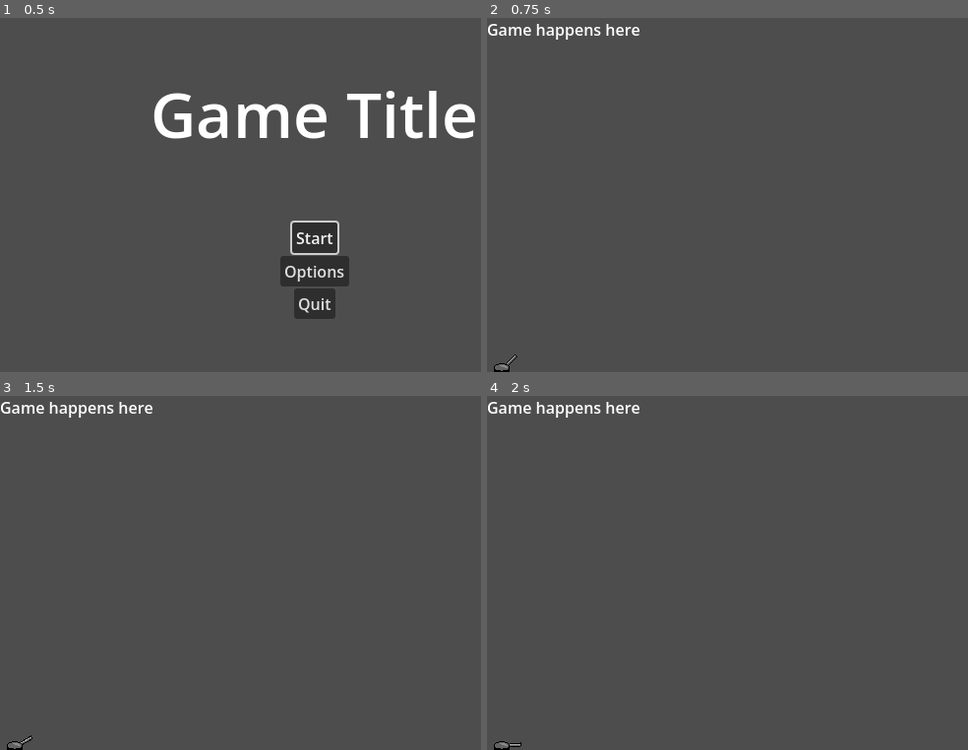
Above: before the commit, frames 1-4 (two rows, left to right).
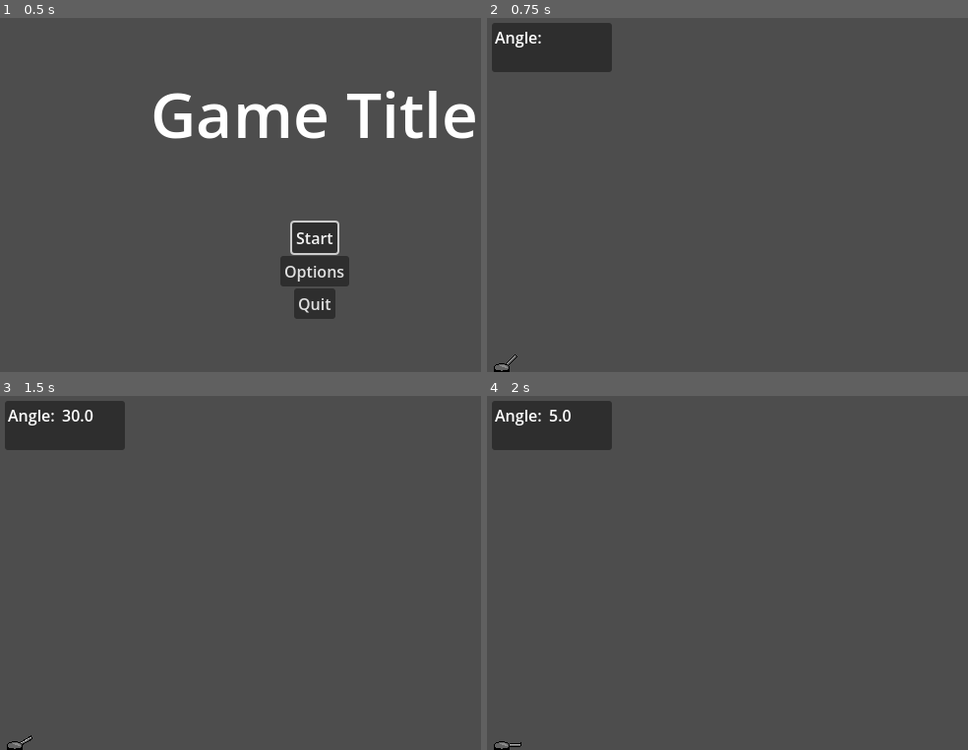
Above: after the commit, the same moments.

Repository: hunttis/ld-60
Game: Godot game, scene res://assets/scenes/master.tscn
Two runs of this game, one before a commit and one after it. Both use one fixed random seed, a clock stepped at 60 frames per second and the inputs below.
Inputs (mouse positions are in pixels of both pictures, inside the frame that each line leads up to):
- Up to frame 1 (0.5 s): no input
- Up to frame 2 (0.75 s): click "Start" at 0.5 s
- Up to frame 3 (1.5 s): tap Enter at 1.25 s; move the mouse to (452, 555) at 1.27 s; hold Right (lower_cannon_angle) from 1.28 s (still down)
- Up to frame 4 (2 s): keep holding Right (lower_cannon_angle); tap Left (raise_cannon_angle) at 1.55 s

Frame 1 is identical in both runs. In frame 2, 3.5% of the frame differs, in the area x 0-32%, y 1-16%; in frame 3, 3.5%; in frame 4, 3.5%.

Commit message:
Show cannon angle in UI

Diff:
--- /dev/null
+++ b/assets/scenes/game.gd
@@ -0,0 +1,9 @@
+extends Node2D
+
+@onready var angleValueLabel = $CannonParametersPanel/AngleValue
+@onready var cannon = $Player/Cannon
+
+func _ready() -> void:
+  cannon.angle_changed.connect(func(angle: float):
+    angleValueLabel.text = str("%.1f" % angle)
+  )
--- a/assets/scenes/game.tscn
+++ b/assets/scenes/game.tscn
@@ -1,15 +1,34 @@
 [gd_scene format=3 uid="uid://41ihcei70jgf"]
 
 [ext_resource type="PackedScene" uid="uid://c4rilst8won7a" path="res://assets/scenes/player/player.tscn" id="1_cb66b"]
+[ext_resource type="Script" uid="uid://c86vwo6cckj2k" path="res://assets/scenes/game.gd" id="1_dis88"]
 
 [sub_resource type="TileSet" id="TileSet_a648p"]
 
 [node name="Game" type="Node2D" unique_id=686144590]
+script = ExtResource("1_dis88")
 
-[node name="RemoveMeLabel" type="Label" parent="." unique_id=2071767456]
-offset_right = 156.0
-offset_bottom = 23.0
-text = "Game happens here"
+[node name="CannonParametersPanel" type="Panel" parent="." unique_id=1670237246]
+offset_left = 5.0
+offset_top = 5.0
+offset_right = 127.0
+offset_bottom = 55.0
+
+[node name="AngleLabel" type="Label" parent="CannonParametersPanel" unique_id=1034256158]
+layout_mode = 0
+offset_left = 3.0
+offset_top = 3.0
+offset_right = 58.0
+offset_bottom = 28.0
+text = "Angle:"
+
+[node name="AngleValue" type="Label" parent="CannonParametersPanel" unique_id=2071767456]
+unique_name_in_owner = true
+layout_mode = 0
+offset_left = 58.0
+offset_top = 3.0
+offset_right = 108.0
+offset_bottom = 28.0
 
 [node name="Player" parent="." unique_id=71792886 instance=ExtResource("1_cb66b")]
 position = Vector2(15, 360)
--- a/assets/scenes/player/cannon.gd
+++ b/assets/scenes/player/cannon.gd
@@ -5,6 +5,8 @@
 const ANGLE_MOD_SPEED = 75
 const MIN_ANGLE = 5
 const MAX_ANGLE = 80
+
+signal angle_changed(angle: float)
 
 var angle: float = 45
 
@@ -20,3 +22,4 @@
 func change_cannon_angle(dir: Direction, delta: float):
   angle += dir * delta * ANGLE_MOD_SPEED
   rotation_degrees = 0 - angle
+  angle_changed.emit(angle)
Not shown, added: assets/scenes/game.gd.uid
